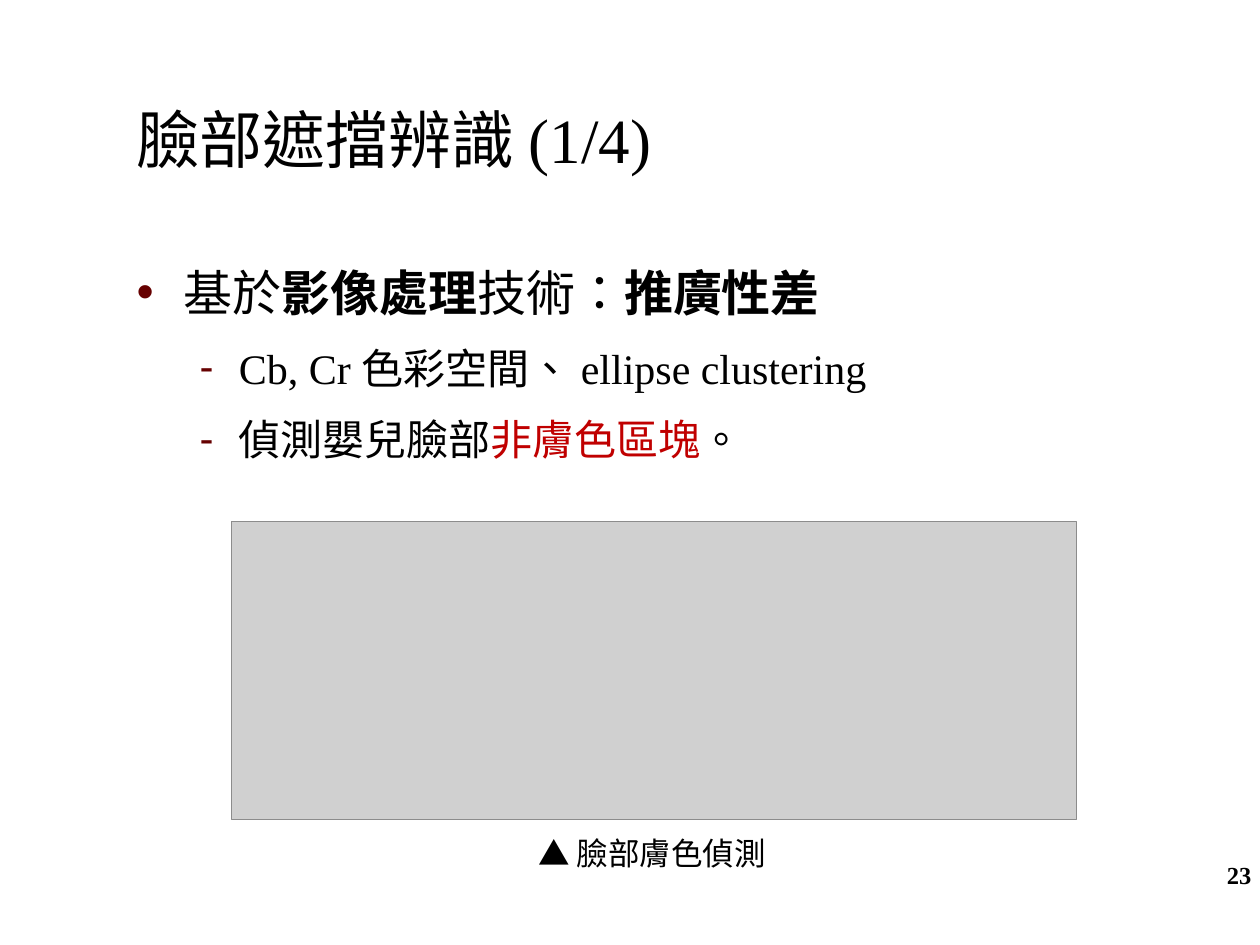
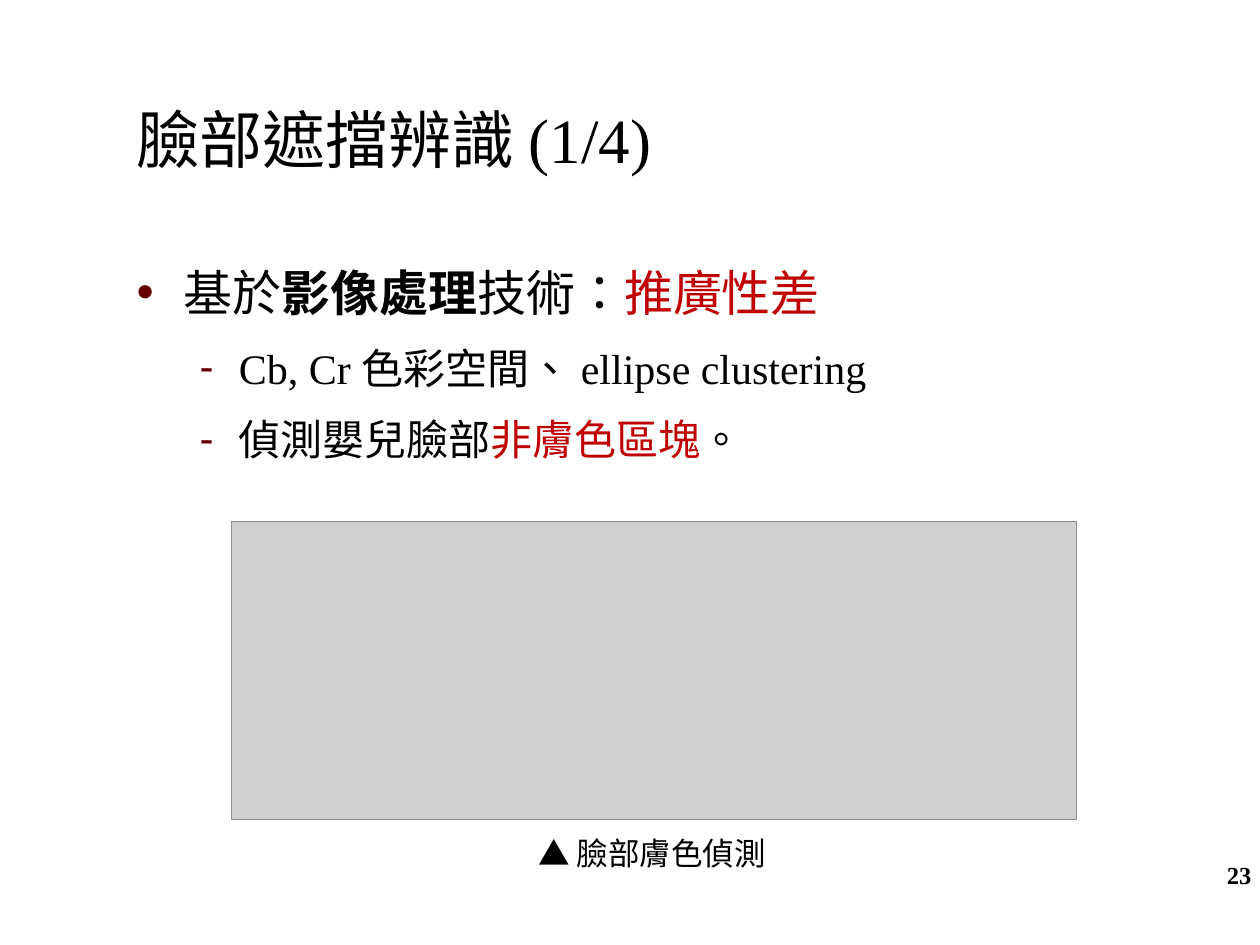
Before and after one commit to ChiaChunWang0821/master_thesis, a slide deck: slide 23 of oral_exam_slide.pptx. Drawn at 1260x945 pixels with LibreOffice and Linux fonts; fonts in the diff are those of the drawing; grey boxes stand for pictures; background and template pictures are left out. Boxes give left, top, right and bottom in pixels: in the first picture for what was removed or moved away, otherwise in the second. Text is boxed around its words. In the diff, an @@ line names an element or a change of style, - is before the commit and + after.

```diff
--- a/oral_exam_slide.pptx
+++ b/oral_exam_slide.pptx
@@ text at [184,269,820,316]: text colour #000000 to #C00000, bold off in "基於影像處理技術：推廣性差" @@
```
Also in this commit, not shown: 1 other slide changed.
